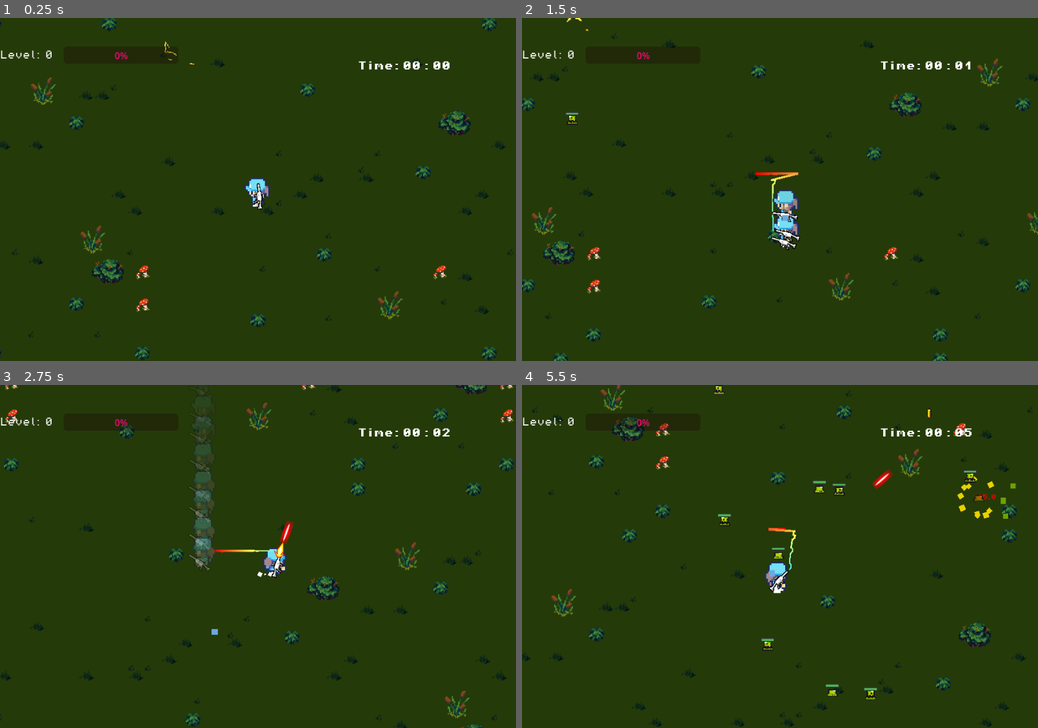
Above: before the commit, frames 1-4 (two rows, left to right).
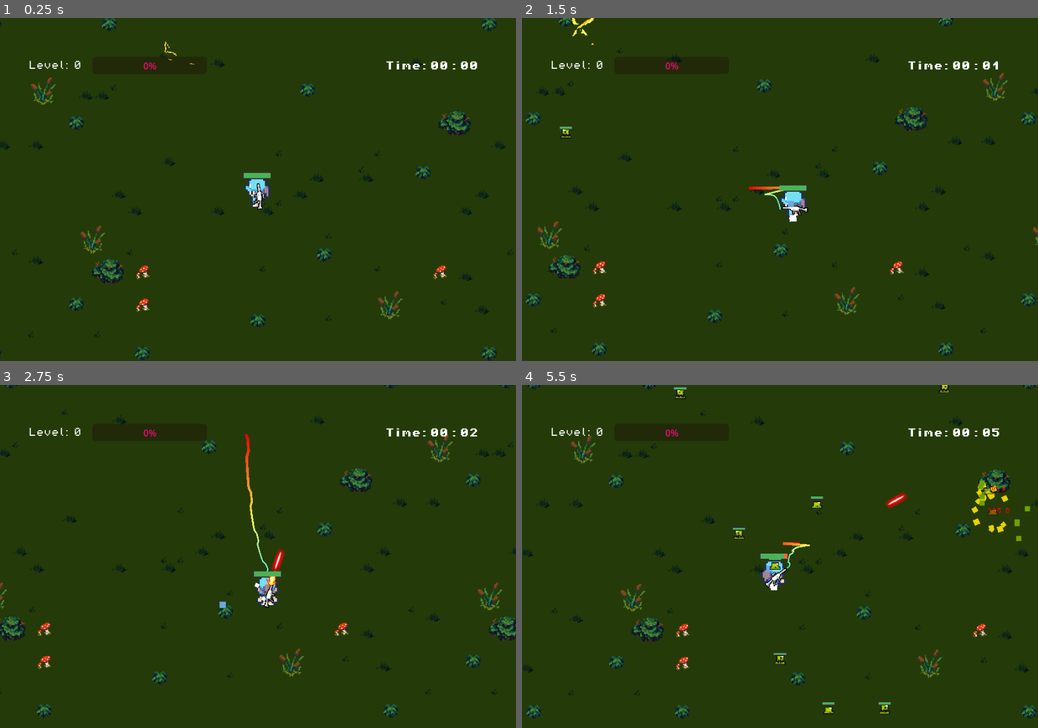
Above: after the commit, the same moments.

Repository: wyb969/Rogge
Game: Godot game, scene res://scenes/game.tscn
The game is run twice, just before and just after one commit, with the same random seed, the same clock (stepped at 60 frames per second) and the same inputs.
Inputs (mouse positions are in pixels of both pictures, inside the frame that each line leads up to):
- Up to frame 1 (0.25 s): no input
- Up to frame 2 (1.5 s): move the mouse to (893, 172) at 0.52 s; press the mouse at (893, 172) at 0.53 s; hold D (right) 0.53-1.28 s; move the mouse to (676, 206) at 1.27 s; release the mouse at (676, 206) at 1.28 s; hold S (down) from 1.28 s (still down); tap Ctrl (roll) at 1.35 s
- Up to frame 3 (2.75 s): move the mouse to (309, 481) at 2.02 s; release S (down) at 2.03 s; press the mouse at (309, 481) at 2.03 s; hold D (right) from 2.03 s (still down)
- Up to frame 4 (5.5 s): move the mouse to (754, 625) at 2.77 s; release D (right) at 2.78 s; release the mouse at (754, 625) at 2.78 s; hold W (up) 2.78-3.53 s; tap Ctrl (roll) at 2.85, 4.35 s; move the mouse to (934, 607) at 3.52 s; press the mouse at (934, 607) at 3.53 s; hold A (left) 3.53-5.03 s; move the mouse to (625, 505) at 4.27 s; release the mouse at (625, 505) at 4.28 s; move the mouse to (805, 556) at 5.02 s; press the mouse at (805, 556) at 5.03 s; hold S (down) from 5.03 s (still down)

The runs differ from the first frame. In frame 1, 0.6% of the frame differs, in the area x 0-93%, y 8-47%; in frame 2, 6.3%; in frame 3, 7.2%; in frame 4, 7.3%, in the area x 0-100%, y 0-100%.

Commit message:
fix: add player health

Diff:
--- a/scenes/demage_text.tscn
+++ b/scenes/demage_text.tscn
@@ -109,5 +109,6 @@
 offset_right = 30.0
 offset_bottom = 23.0
 theme_override_colors/font_color = Color(1, 0, 0, 1)
+theme_override_colors/font_outline_color = Color(0.616293, 0.548931, 0.113596, 1)
 theme_override_fonts/font = ExtResource("2_qs5by")
 text = "100"
--- a/scenes/enemy.tscn
+++ b/scenes/enemy.tscn
@@ -133,6 +133,7 @@
 
 [sub_resource type="Animation" id="Animation_3sh85"]
 resource_name = "death"
+length = 0.45
 tracks/0/type = "value"
 tracks/0/imported = false
 tracks/0/enabled = true
@@ -152,7 +153,7 @@
 tracks/1/interp = 1
 tracks/1/loop_wrap = true
 tracks/1/keys = {
-"times": PackedFloat32Array(0.0666667, 0.333333, 0.666667, 1),
+"times": PackedFloat32Array(0.0666667, 0.166667, 0.3, 0.433333),
 "transitions": PackedFloat32Array(1, 1, 1, 1),
 "update": 0,
 "values": [Color(1, 1, 1, 1), Color(1, 1, 1, 0), Color(1, 1, 1, 1), Color(1, 1, 1, 0)]
@@ -164,7 +165,7 @@
 tracks/2/interp = 1
 tracks/2/loop_wrap = true
 tracks/2/keys = {
-"times": PackedFloat32Array(1),
+"times": PackedFloat32Array(0.433333),
 "transitions": PackedFloat32Array(1),
 "values": [{
 "args": [],
@@ -178,7 +179,7 @@
 tracks/3/interp = 1
 tracks/3/loop_wrap = true
 tracks/3/keys = {
-"times": PackedFloat32Array(1),
+"times": PackedFloat32Array(0.433333),
 "transitions": PackedFloat32Array(1),
 "values": [{
 "args": [],
@@ -192,7 +193,7 @@
 tracks/4/interp = 1
 tracks/4/loop_wrap = true
 tracks/4/keys = {
-"times": PackedFloat32Array(1),
+"times": PackedFloat32Array(0.433333),
 "transitions": PackedFloat32Array(1),
 "values": [{
 "args": [],
--- a/scenes/level_bar.tscn
+++ b/scenes/level_bar.tscn
@@ -9,8 +9,10 @@
 [node name="UI" type="CanvasLayer" parent="."]
 
 [node name="HBoxContainer" type="HBoxContainer" parent="UI"]
-offset_right = 446.0
-offset_bottom = 130.0
+offset_left = 50.0
+offset_top = 68.0
+offset_right = 361.0
+offset_bottom = 98.0
 size_flags_vertical = 4
 
 [node name="Label" type="Label" parent="UI/HBoxContainer"]
--- a/scenes/player.tscn
+++ b/scenes/player.tscn
@@ -1,11 +1,12 @@
-[gd_scene load_steps=31 format=3 uid="uid://cvchcpf82x874"]
+[gd_scene load_steps=32 format=3 uid="uid://cvchcpf82x874"]
 
 [ext_resource type="Texture2D" uid="uid://biaex73wpcem0" path="res://assest/Small-8-Direction-Characters_by_AxulArt.png" id="1_2ugwy"]
 [ext_resource type="Script" uid="uid://b622h2id1268x" path="res://script/player.gd" id="1_ebg41"]
 [ext_resource type="PackedScene" uid="uid://d37ch1eyj5n5i" path="res://scenes/weapon.tscn" id="3_mmhgr"]
+[ext_resource type="PackedScene" uid="uid://pcli3eanw4ax" path="res://scenes/health_bar.tscn" id="4_dqkch"]
 
 [sub_resource type="RectangleShape2D" id="RectangleShape2D_0la3m"]
-size = Vector2(28, 30)
+size = Vector2(24, 27)
 
 [sub_resource type="AtlasTexture" id="AtlasTexture_7on8r"]
 atlas = ExtResource("1_2ugwy")
@@ -234,8 +235,12 @@
 position = Vector2(1, 7)
 scale = Vector2(0.4, 0.4)
 
-[node name="CollisionShape2D" type="CollisionShape2D" parent="."]
-position = Vector2(0, 3)
+[node name="Area2D" type="Area2D" parent="."]
+collision_layer = 2
+collision_mask = 9
+
+[node name="CollisionShape2D" type="CollisionShape2D" parent="Area2D"]
+position = Vector2(-1, 3.5)
 shape = SubResource("RectangleShape2D_0la3m")
 
 [node name="AnimatedSprite2D" type="AnimatedSprite2D" parent="."]
@@ -259,7 +264,7 @@
 scale_amount_curve = SubResource("Curve_2v2ik")
 
 [node name="ShadowTimer" type="Timer" parent="."]
-wait_time = 0.06
+wait_time = 0.08
 
 [node name="Dashing_Timer" type="Timer" parent="."]
 wait_time = 0.6
@@ -269,6 +274,13 @@
 wait_time = 4.0
 one_shot = true
 
+[node name="HealthBar" parent="." instance=ExtResource("4_dqkch")]
+offset_left = -14.0
+offset_top = -16.0
+offset_right = 12.0
+offset_bottom = -11.0
+
+[connection signal="body_entered" from="Area2D" to="." method="_on_area_2d_body_entered"]
 [connection signal="timeout" from="ShadowTimer" to="." method="_on_shadow_timer_timeout"]
 [connection signal="timeout" from="Dashing_Timer" to="." method="_on_dashing_timer_timeout"]
 [connection signal="timeout" from="Can_Dasing_Timer" to="." method="_on_can_dasing_timer_timeout"]
--- a/scenes/spawner.tscn
+++ b/scenes/spawner.tscn
@@ -9,9 +9,9 @@
 [node name="UI" type="CanvasLayer" parent="."]
 
 [node name="HBoxContainer" type="HBoxContainer" parent="UI"]
-offset_left = 624.0
+offset_left = 672.0
 offset_top = 64.0
-offset_right = 786.0
+offset_right = 834.0
 offset_bottom = 104.0
 
 [node name="Label" type="Label" parent="UI/HBoxContainer"]
--- a/script/enemy.gd
+++ b/script/enemy.gd
@@ -4,6 +4,7 @@
 @onready var health_bar: ProgressBar = $HealthBar
 @onready var demage_point: Node2D = $DemagePoint
 @onready var animation_player: AnimationPlayer = $AnimationPlayer
+@onready var collision_shape_2d: CollisionShape2D = $CollisionShape2D
 
 @onready var demage_text = preload("res://scenes/demage_text.tscn")
 @onready var coin = preload("res://scenes/coin.tscn")
@@ -58,7 +59,7 @@
 func death():
 	animated_sprite_2d.stop();
 	animation_player.play("death")
-
+	collision_shape_2d.set_disabled(true)
 
 func spawn_coin():
 	var main = get_tree().current_scene
--- a/script/player.gd
+++ b/script/player.gd
@@ -6,6 +6,13 @@
 @onready var can_dasing_timer: Timer = $Can_Dasing_Timer
 @onready var dashing_timer: Timer = $Dashing_Timer
 @onready var shadow_timer: Timer = $ShadowTimer
+@onready var health_bar: ProgressBar = $HealthBar
+
+
+var max_speed: float = 100.0
+var acceleration: float = 1000.0
+var friction: float = 600.0
+var player_health = 500.0
 
 const SPEED = 100.0
 const DASH_SPEED = 400.0
@@ -14,11 +21,11 @@
 var animation_directions = ["right", "right_down", "down","left_down","left","left_up","up","right_up"]
 
 func _ready() -> void:
+	health_bar.init_health(player_health)
 	pass
 
 func _physics_process(delta: float) -> void:
-	get_input()
-
+	get_input(delta)
 	if Input.is_action_just_pressed("roll") and can_dash:
 		can_dash = false
 		dashing = true
@@ -27,17 +34,29 @@
 		shadow_timer.start()
 	move_and_slide()
 
-func get_input():
+func get_input(delta: float):
 	var input_direction = Input.get_vector("left", "right", "up", "down")
 	var direction = get_global_mouse_position() - global_position
 	playAnimation(direction)
+
 	if dashing:
-		velocity = input_direction * DASH_SPEED
+		max_speed = DASH_SPEED
+		acceleration = 1600
 	else:
-		velocity = input_direction * SPEED
+		max_speed = SPEED
+		acceleration = 400
 
+	input_direction = input_direction.normalized()
+
+	if input_direction != Vector2.ZERO:
+		velocity = velocity.move_toward(input_direction * max_speed, acceleration * delta)
+	else:
+		velocity = velocity.move_toward(Vector2.ZERO, friction * delta)
 	if velocity.x!=0 || velocity.y!=0:
 		cpu_particles_2d.emitting = true
+
+	if velocity.length() <= SPEED:
+		shadow_timer.stop()
 
 func playAnimation(direction:Vector2):
 	direction = direction.normalized()
@@ -68,8 +87,31 @@
 
 func _on_dashing_timer_timeout() -> void:
 	dashing = false
-	shadow_timer.stop()
 
 
 func _on_can_dasing_timer_timeout() -> void:
 	can_dash = true
+
+
+func _on_area_2d_body_entered(body: Node2D) -> void:
+	get_hit()
+
+func get_hit()->void:
+	play_hit_tween()
+	player_health = player_health - 60
+	player_health = max(0,player_health)
+	health_bar.set_health(player_health)
+	if(player_health<=0):
+		die()
+
+func play_hit_tween()->void:
+	var tween = get_tree().create_tween()
+	tween.set_loops(3)
+	tween.tween_property(animated_sprite_2d, "modulate", Color.RED, 0.2)
+	tween.tween_property(animated_sprite_2d, "modulate", Color.WHITE, 0.1)
+	tween.tween_property(animated_sprite_2d, "scale",Vector2(2.2,2.2), 0.2)
+	tween.tween_property(animated_sprite_2d, "scale",Vector2(1.68, 1.68), 0.1)
+
+func die()->void:
+	var current_scene = get_tree().current_scene
+	get_tree().reload_current_scene()
